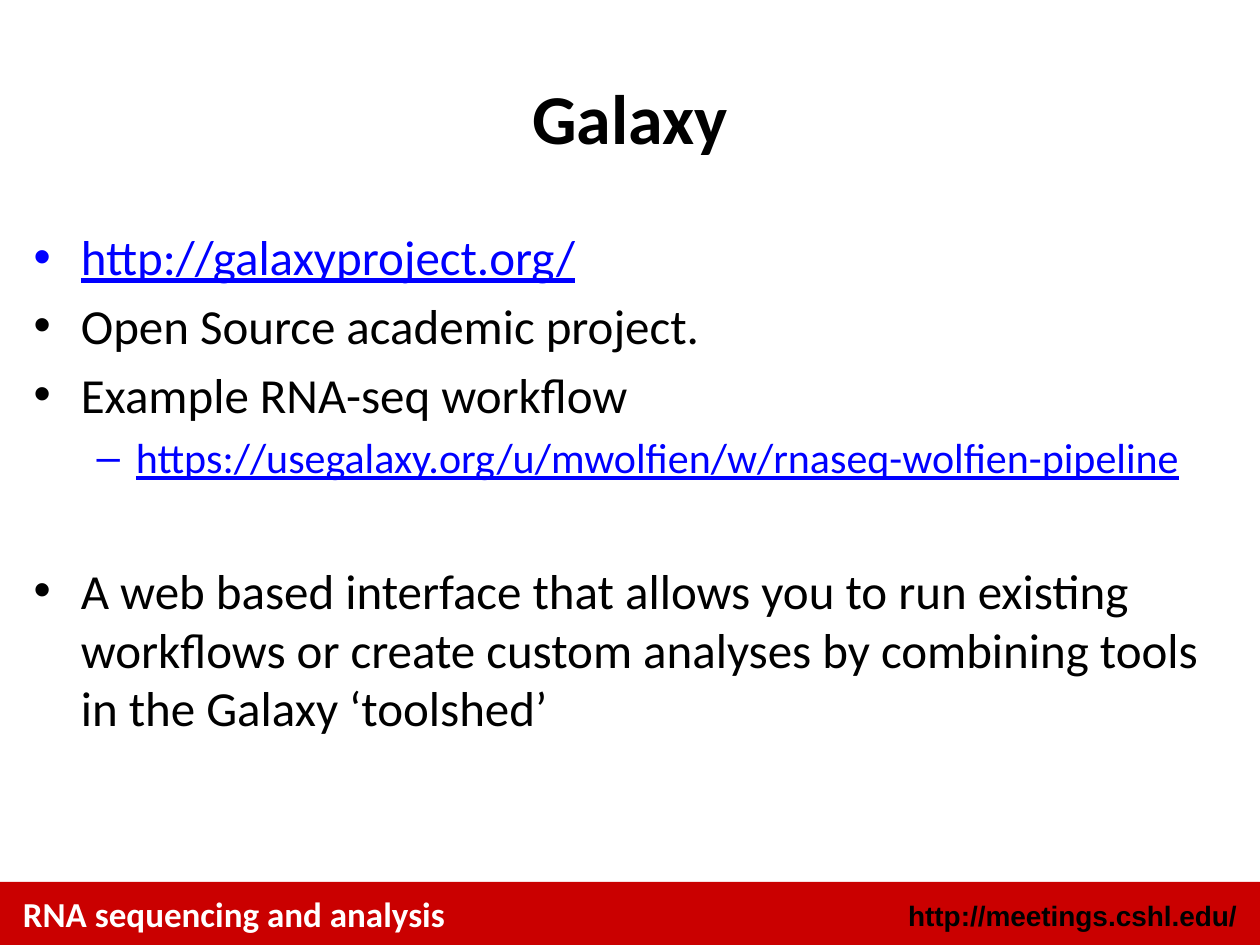
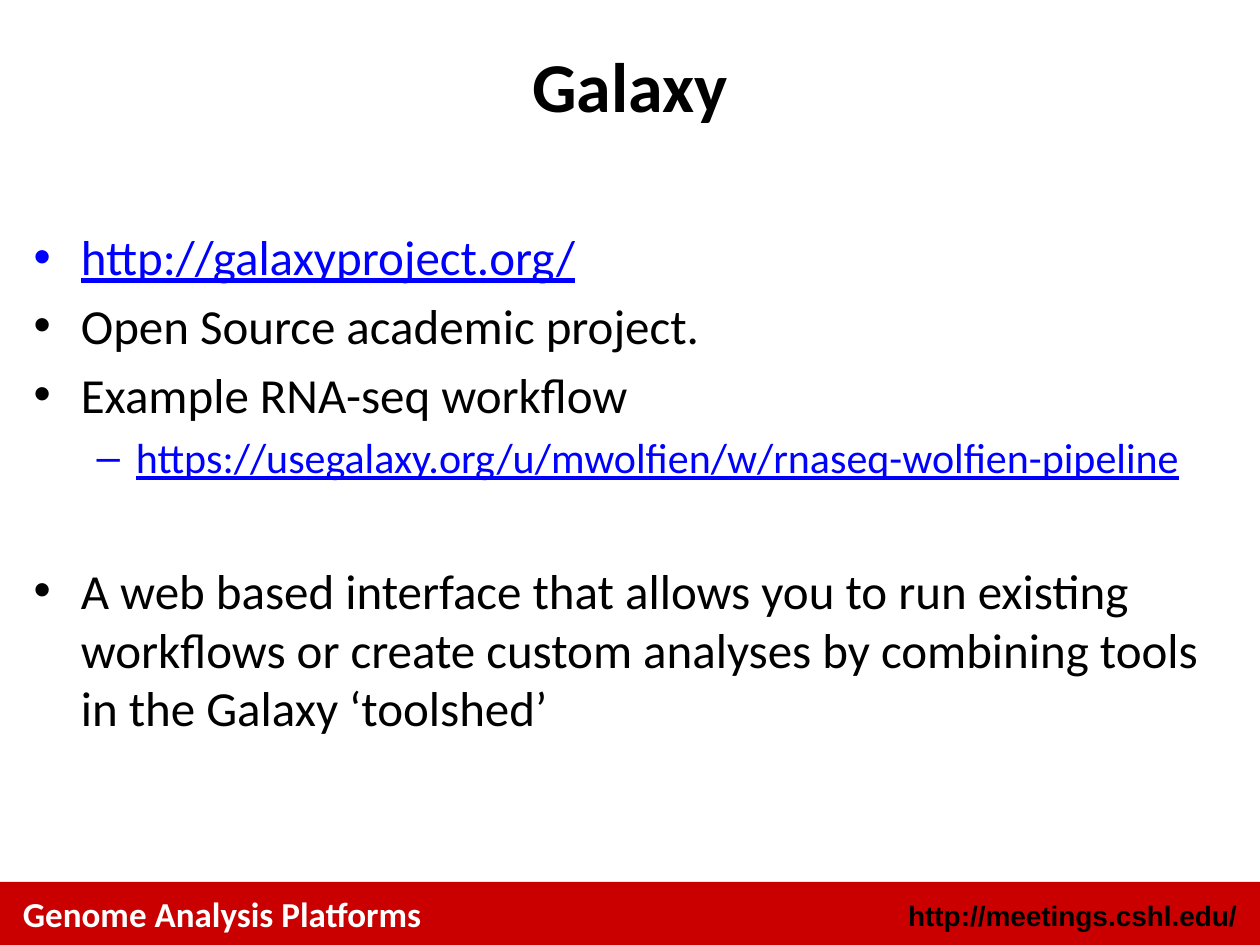
Before and after one commit to griffithlab/rnaseq_tutorial_wiki, a slide deck: slide 14 of LectureFiles/cshl/2014/GenomeAnalysisPlatforms.pptx (slide 15 before the commit). Drawn at 1260x945 pixels with LibreOffice and Linux fonts; fonts in the diff are those of the drawing. Boxes give left, top, right and bottom in pixels: in the first picture for what was removed or moved away, otherwise in the second. Text is boxed around its words. In the diff, an @@ line names an element or a change of style, - is before the commit and + after.

```diff
--- a/LectureFiles/cshl/2014/GenomeAnalysisPlatforms.pptx
+++ b/LectureFiles/cshl/2014/GenomeAnalysisPlatforms.pptx
@@ title "Galaxy": place and size @@
-title "Galaxy" at box(532, 95, 727, 155)
+title "Galaxy" at box(532, 63, 727, 123)
@@ text at box(23, 902, 421, 933): text changed @@
-RNA sequencing and analysis
+Genome Analysis Platforms
```
Also in this commit, not shown: 14 other slides changed, 1 slide added, 2 slides removed.
